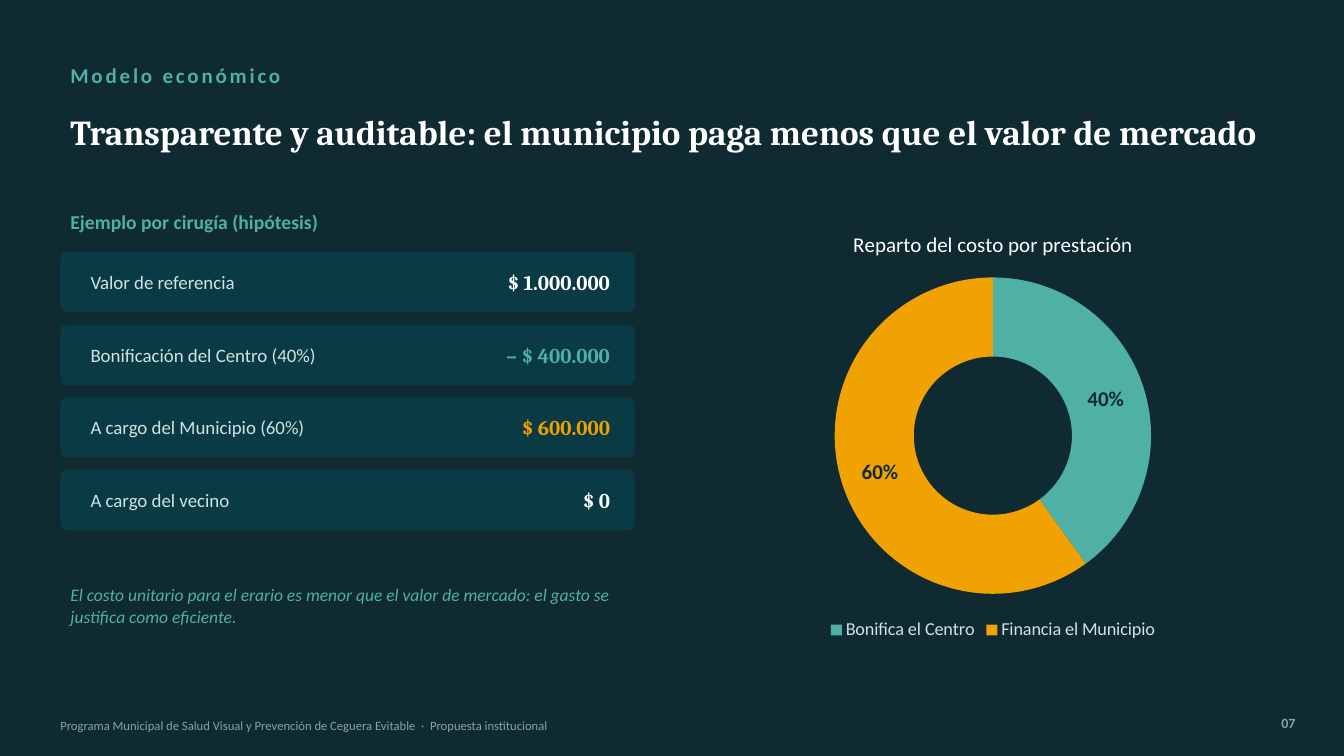
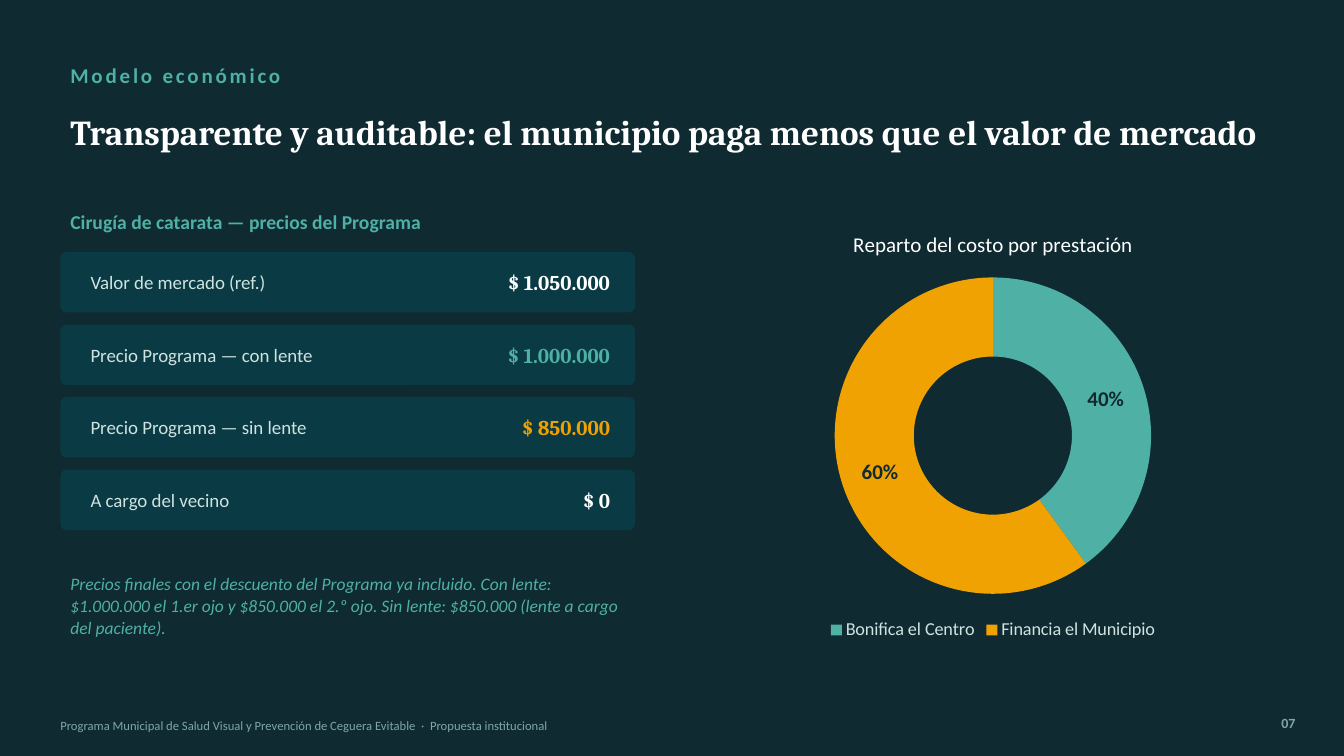
Before and after one commit to rvdistribuidor4-bit/mkt, a slide deck: slide 7 of convenios/ver-para-vivir/fuentes/Presentacion_Programa_Salud_Visual_Municipios.pptx. Drawn at 1344x756 pixels with LibreOffice and Linux fonts; fonts in the diff are those of the drawing. Boxes give left, top, right and bottom in pixels: in the first picture for what was removed or moved away, otherwise in the second. Text is boxed around its words. In the diff, an @@ line names an element or a change of style, - is before the commit and + after.

```diff
--- a/convenios/ver-para-vivir/fuentes/Presentacion_Programa_Salud_Visual_Municipios.pptx
+++ b/convenios/ver-para-vivir/fuentes/Presentacion_Programa_Salud_Visual_Municipios.pptx
@@ text at bbox=[70, 215, 421, 233]: text changed @@
-Ejemplo por cirugía (hipótesis)
+Cirugía de catarata — precios del Programa
@@ text at bbox=[91, 275, 265, 292]: text changed @@
-Valor de referencia
+Valor de mercado (ref.)
@@ text at bbox=[524, 275, 610, 290]: text changed @@
-$ 1.000.000
+$ 1.050.000
@@ text at bbox=[91, 349, 313, 366]: text changed @@
-Bonificación del Centro (40%)
+Precio Programa — con lente
@@ text at bbox=[524, 349, 610, 363]: text changed @@
-– $ 400.000
+$ 1.000.000
@@ text at bbox=[91, 421, 307, 438]: text changed @@
-A cargo del Municipio (60%)
+Precio Programa — sin lente
@@ text at bbox=[538, 420, 610, 435]: text changed @@
-$ 600.000
+$ 850.000
@@ text at bbox=[70, 578, 618, 637]: text changed @@
-El costo unitario para el erario es menor que el valor de mercado: el gasto se justifica como eficiente.
+Precios finales con el descuento del Programa ya incluido. Con lente: $1.000.000 el 1.er ojo y $850.000 el 2.º ojo. Sin lente: $850.000 (lente a cargo del paciente).
```
Also in this commit, not shown: 4 other slides changed, 4 other files.
